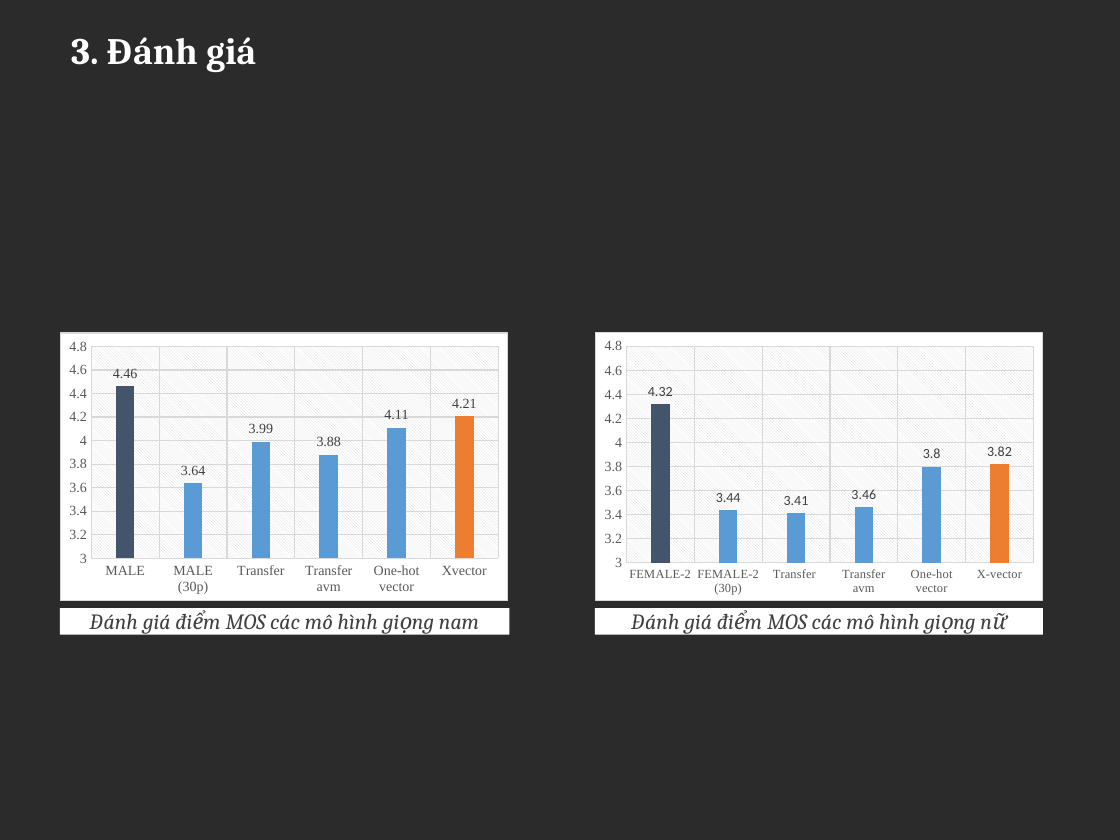
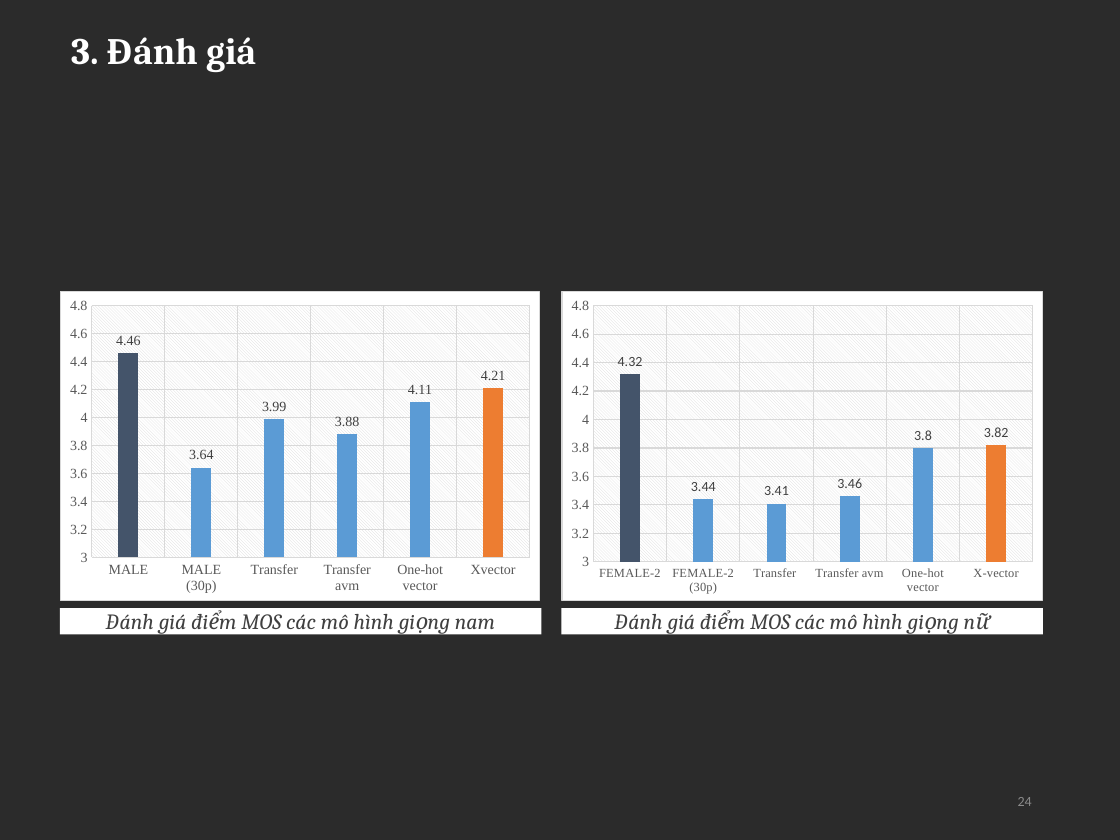
Before and after one commit to trungkien110298/thesis, a slide deck: slide 24 of slide.pptx (slide 25 before the commit). Drawn at 1120x840 pixels with LibreOffice and Linux fonts; fonts in the diff are those of the drawing; background and template pictures are left out; a plain dark background stands for a picture behind light text. Boxes give left, top, right and bottom in pixels: in the first picture for what was removed or moved away, otherwise in the second. Text is boxed around its words. In the diff, an @@ line names an element or a change of style, - is before the commit and + after.

```diff
--- a/slide.pptx
+++ b/slide.pptx
@@ column chart: place and size @@
-column chart at <box>59,333,507,601</box>
+column chart at <box>59,291,539,601</box>
@@ column chart: place and size @@
-column chart at <box>595,333,1043,601</box>
+column chart at <box>561,291,1043,601</box>
@@ rectangle "Đánh giá điểm MOS các ...": place and size @@
-rectangle "Đánh giá điểm MOS các ..." at <box>59,608,508,635</box>
+rectangle "Đánh giá điểm MOS các ..." at <box>59,608,541,635</box>
@@ rectangle "Đánh giá điểm MOS các ...": place and size @@
-rectangle "Đánh giá điểm MOS các ..." at <box>595,608,1043,635</box>
+rectangle "Đánh giá điểm MOS các ..." at <box>561,608,1043,635</box>
@@ page number added at <box>1018,797,1032,806</box>, 9 pt, text #8C8C8C @@
+24
```
Also in this commit, not shown: 27 other slides changed, 1 slide removed, 7 other files.
